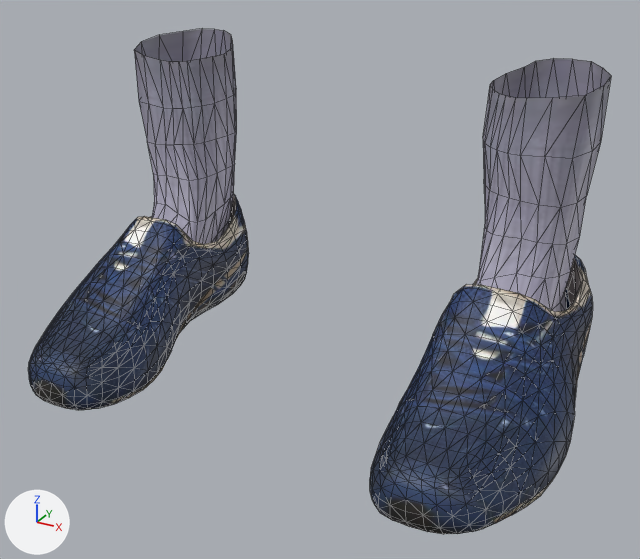
The glTF model public/models/doll/shoes-sneakers.glb as it was, and as the next commit left it.
The view is the same before and after, from a camera (50 mm lens) standing at (0.286, -0.592, 0.33) and looking at (0.013, -0.095, 0.082). The lights are fixed; the arrows at lower left show +X, +Y and +Z. The picture after the commit comes second. Mesh edges are drawn as thin lines. Vertices at exactly the same position are counted once.

Objects in the first picture: 'Shoes_sneakers'.
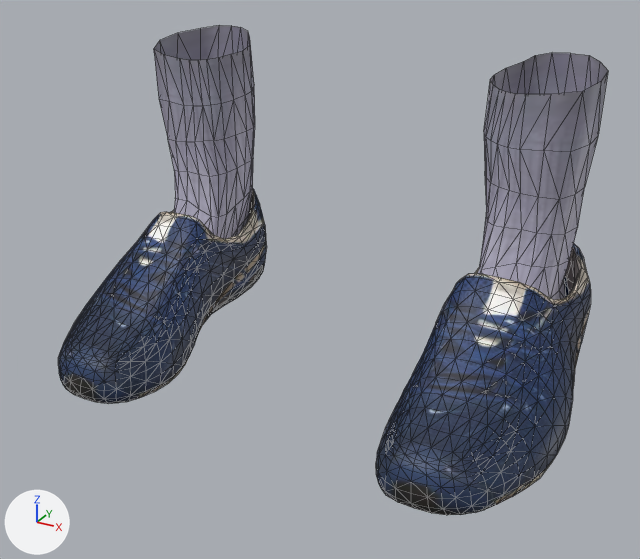
Edits to the bpy script that builds the scene:
```text
Change me_shoes_sneakers:
    used by ob_shoes_sneakers; location = (0.0, 0.0, 0.0)
    remove me_shoes_sneakers.from_pydata(...)  # 1594 vertices, 3064 faces; spans x -0.199..0.199, y -0.216..0.02, z -0.008..0.227
    add me_shoes_sneakers.from_pydata(...)  # 1594 vertices, 3064 faces; spans x -0.192..0.192, y -0.194..0.04, z -0.012..0.228
    me_shoes_sneakers part 1: the loose piece of 653 vertices spanning x 0.093..0.199, y -0.216..0.02, z -0.008..0.101 is multiplied about its middle by the matrix ((0.999, 0.002, 0.001), (0.007, 0.989, -0.005), (-0.003, 0.025, 1.005)), then moved by (-0.006, 0.021, -0.002)
    me_shoes_sneakers part 2: the loose piece of 653 vertices spanning x -0.199..-0.093, y -0.216..0.02, z -0.008..0.101 is multiplied about its middle by the matrix ((0.999, -0.001, -0.001), (-0.007, 0.989, -0.005), (0.003, 0.025, 1.005)), then moved by (0.006, 0.021, -0.002)
    me_shoes_sneakers part 3: the loose piece of 144 vertices spanning x 0.104..0.177, y -0.106..0.014, z 0.032..0.227 is multiplied about its middle by the matrix ((1.0, 0.0, 0.005), (0.001, 1.0, -0.027), (-0.006, 0.028, 0.999)), then moved by (-0.006, 0.019, -0.001)
    me_shoes_sneakers part 4: the loose piece of 144 vertices spanning x -0.177..-0.104, y -0.106..0.014, z 0.032..0.227 is multiplied about its middle by the matrix ((1.0, 0.0, -0.005), (-0.001, 1.0, -0.027), (0.006, 0.028, 0.999)), then moved by (0.006, 0.019, -0.001)
```

Changed parts and their boxes [x1, y1, x2, y2] in the pictures (640 x 559 px; the box of a moved part takes in the faces that stretch with it):
'Shoes_sneakers', reshaped
    before: [28, 29, 611, 534]
    after: [58, 25, 608, 515]
part 1 of me_shoes_sneakers, moved or reshaped
    before: [370, 255, 593, 534]
    after: [376, 244, 591, 515]
part 2 of me_shoes_sneakers, moved or reshaped
    before: [28, 195, 249, 410]
    after: [58, 189, 267, 404]
part 3 of me_shoes_sneakers, moved or reshaped
    before: [476, 58, 611, 312]
    after: [477, 53, 608, 300]
part 4 of me_shoes_sneakers, moved or reshaped
    before: [134, 29, 237, 244]
    after: [154, 25, 255, 239]
